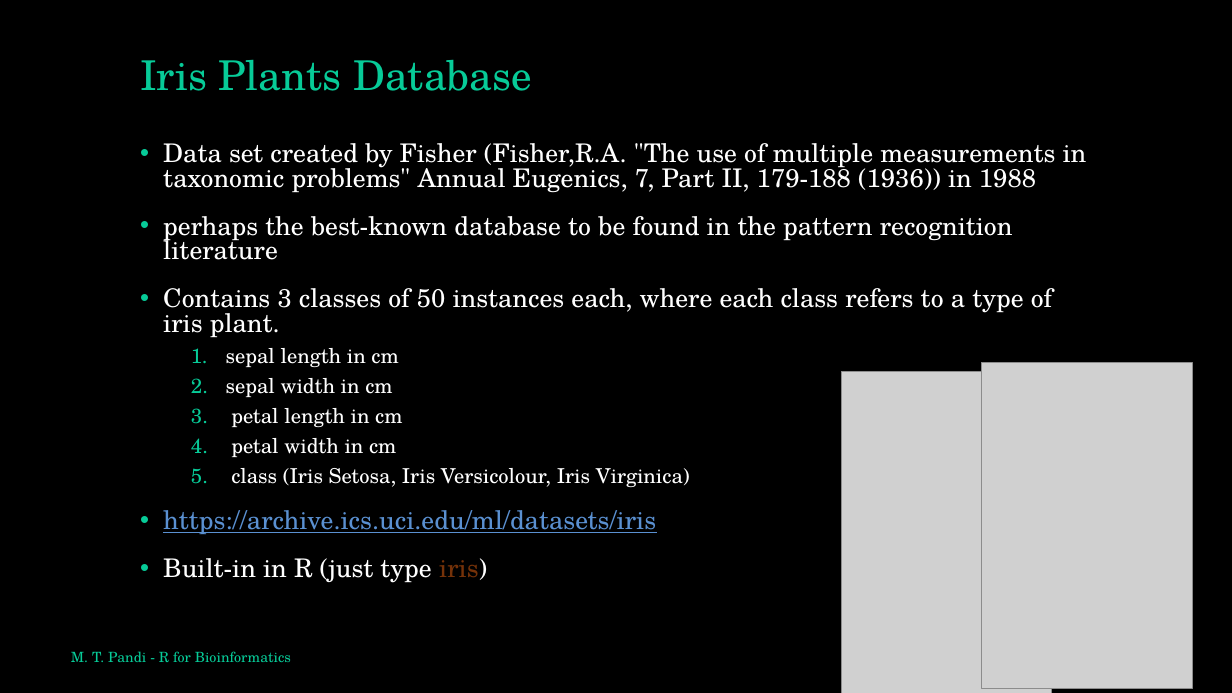
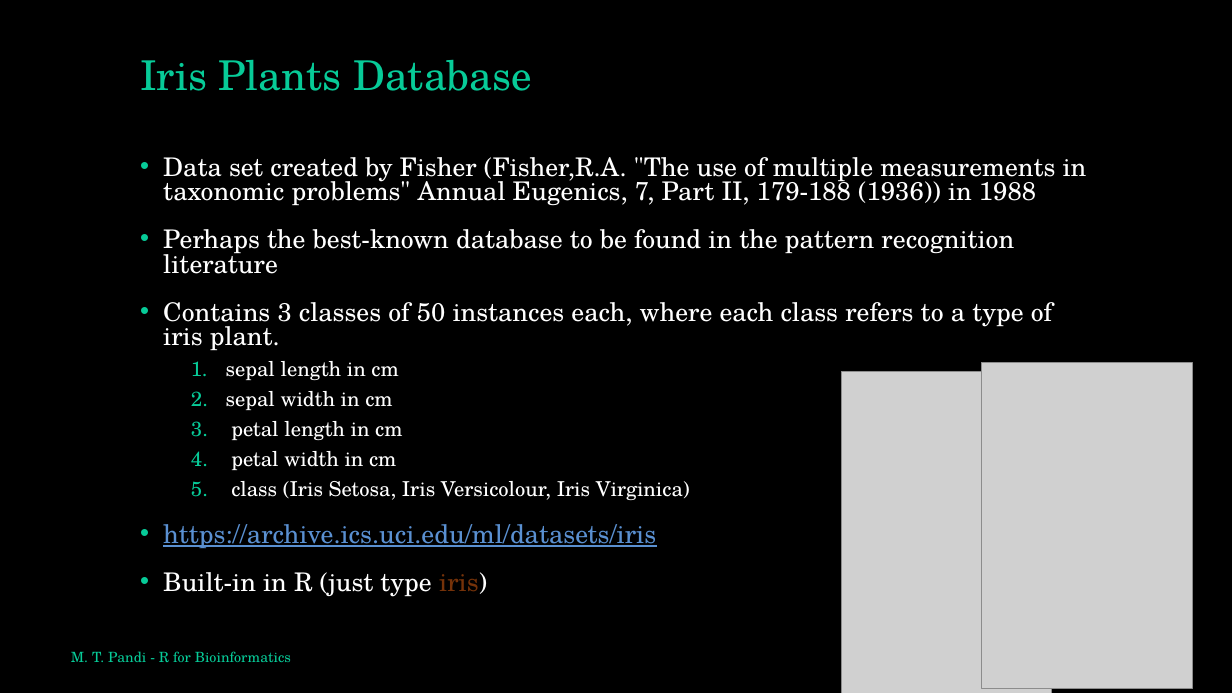
Before and after one commit to mtpandi/BioinfoRmatics, a slide deck: slide 7 of BasicDataManipulation/Data Manipulation.pptx (slide 5 before the commit). Drawn at 1232x693 pixels with LibreOffice and Linux fonts; fonts in the diff are those of the drawing; grey boxes stand for pictures. Boxes give left, top, right and bottom in pixels: in the first picture for what was removed or moved away, otherwise in the second. Text is boxed around its words. In the diff, an @@ line names an element or a change of style, - is before the commit and + after.

```diff
--- a/BasicDataManipulation/Data Manipulation.pptx
+++ b/BasicDataManipulation/Data Manipulation.pptx
@@ text "Data set created by Fisher ...": place and size @@
-text "Data set created by Fisher ..." at (163, 143, 1087, 583)
+text "Data set created by Fisher ..." at (163, 157, 1087, 597)
@@ text at (163, 229, 1014, 274): text changed @@
-• perhaps the best-known database to be found in the pattern recognition literature
+• Perhaps the best-known database to be found in the pattern recognition literature
```
Also in this commit, not shown: 19 other slides changed, 2 slides added.
